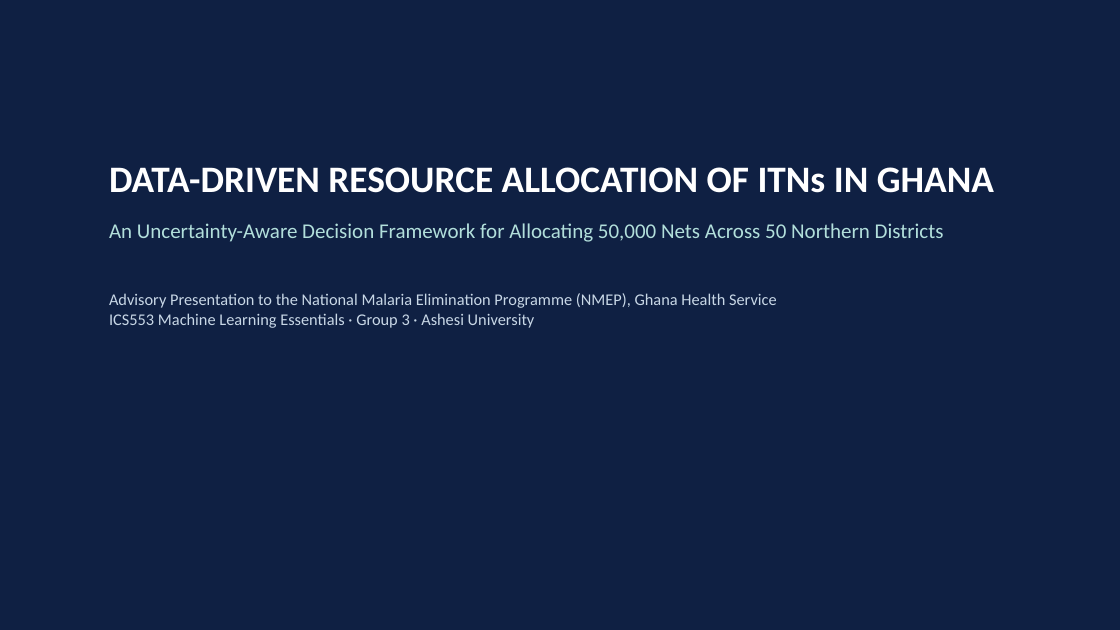
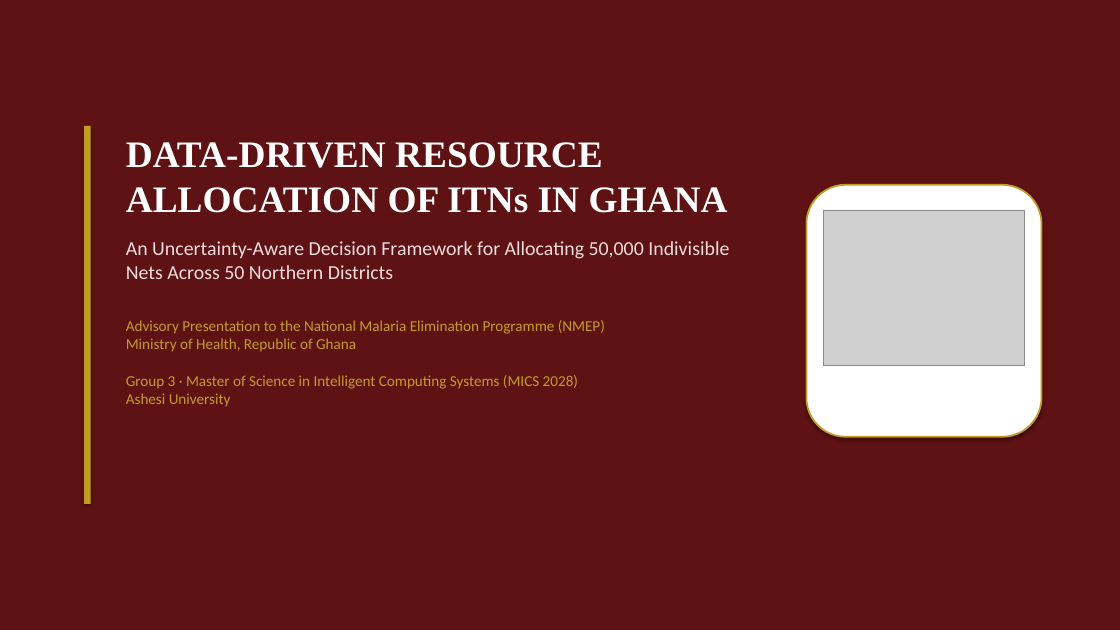
Before and after one commit to ASU-MICS-2028/mle-group-3-prosit-1, a slide deck: slide 1 of reports/ITN_Allocation_Presentation.pptx. Drawn at 1120x630 pixels with LibreOffice and Linux fonts; fonts in the diff are those of the drawing; grey boxes stand for pictures. Boxes give left, top, right and bottom in pixels: in the first picture for what was removed or moved away, otherwise in the second. Text is boxed around its words. In the diff, an @@ line names an element or a change of style, - is before the commit and + after.

Commit message:
style(presentation): apply official Ashesi University brand guidelines (Pale Carmine, Garamond, logo badge)

```diff
--- a/reports/ITN_Allocation_Presentation.pptx
+++ b/reports/ITN_Allocation_Presentation.pptx
@@ rectangle at bbox=[0, 0, 1120, 630]: fill #0F2043 to #5E1214 @@
@@ rectangle added at bbox=[84, 126, 91, 504], fill #C59B27 @@
@@ text "DATA-DRIVEN RESOURCE ALLOCATION OF ITNs ...": place and size @@
-text "DATA-DRIVEN RESOURCE ALLOCATION OF ITNs ..." at bbox=[109, 167, 994, 328]
+text "DATA-DRIVEN RESOURCE ALLOCATION OF ITNs ..." at bbox=[126, 142, 729, 407]
@@ text at bbox=[126, 142, 728, 213]: font Calibri to Times New Roman in "DATA-DRIVEN RESOURCE ALLOCATION OF ITNs IN GHANA" @@
@@ rounded rectangle added at bbox=[807, 185, 1042, 437], fill #FFFFFF, outline #C59B27 1.5 pt @@
@@ picture added at bbox=[823, 210, 1025, 366] @@
@@ text at bbox=[126, 241, 729, 407]: text changed; size 14 to 13 pt; text colour #C8D7E6 to #C59B27 @@
-An Uncertainty-Aware Decision Framework for Allocating 50,000 Nets Across 50 Northern Districts
-Advisory Presentation to the National Malaria Elimination Programme (NMEP), Ghana Health Service
-ICS553 Machine Learning Essentials · Group 3 · Ashesi University
+An Uncertainty-Aware Decision Framework for Allocating 50,000 Indivisible Nets Across 50 Northern Districts
+Advisory Presentation to the National Malaria Elimination Programme (NMEP)
+Ministry of Health, Republic of Ghana
+Group 3 · Master of Science in Intelligent Computing Systems (MICS 2028)
+Ashesi University
```
Also in this commit, not shown: 11 other slides changed, 3 other files.
